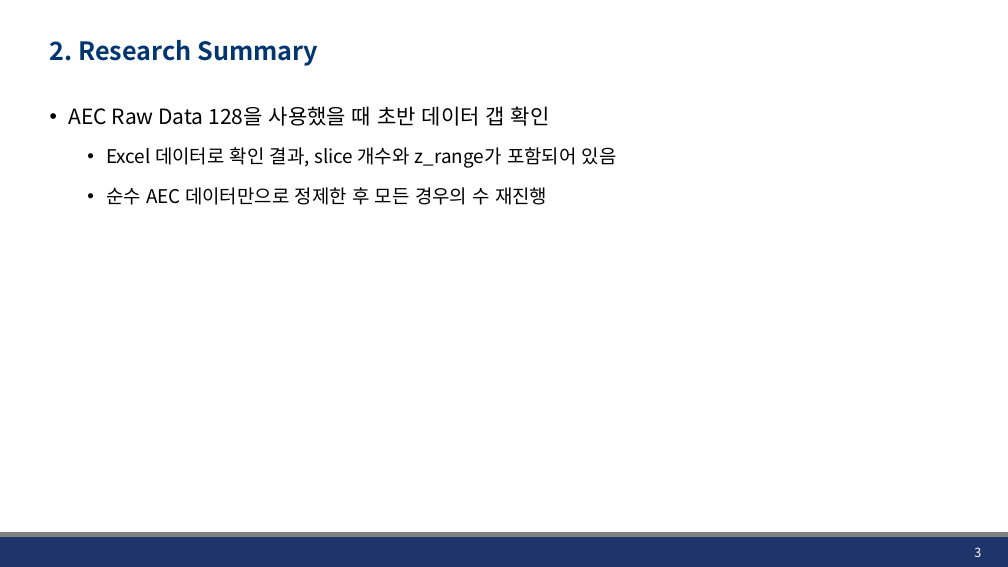
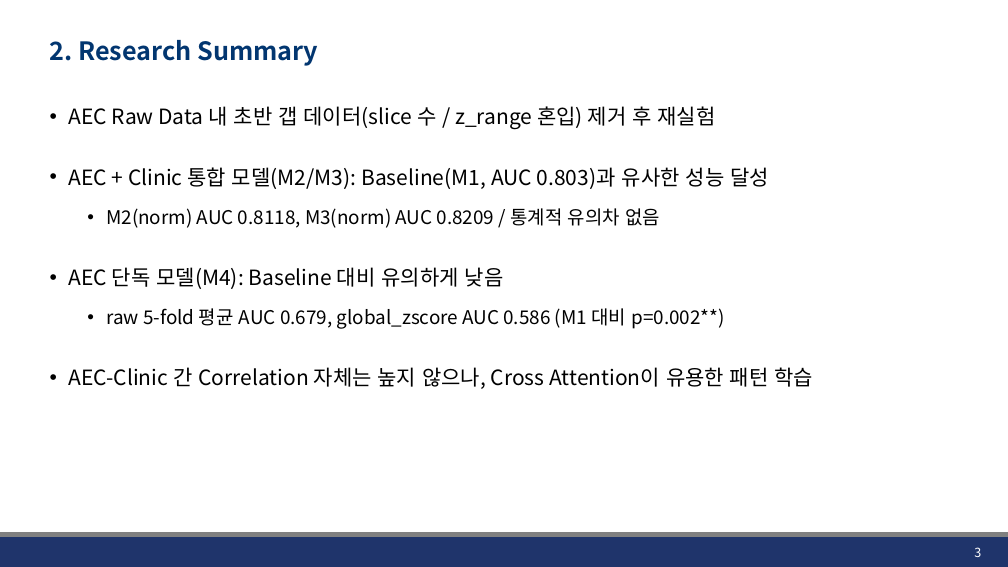
Before and after one commit to JHWannabe/2026-1_Study, a slide deck: slide 3 of 연구자료/260612_AEC_preprocessing.pptx. Drawn at 1008x567 pixels with LibreOffice and Linux fonts; fonts in the diff are those of the drawing; background and template pictures are left out. Boxes give left, top, right and bottom in pixels: in the first picture for what was removed or moved away, otherwise in the second. Text is boxed around its words. In the diff, an @@ line names an element or a change of style, - is before the commit and + after.

```diff
--- a/연구자료/260612_AEC_preprocessing.pptx
+++ b/연구자료/260612_AEC_preprocessing.pptx
@@ text at <box>68,106,814,389</box>: text changed; size 18 to 20 pt @@
-• AEC Raw Data 128을 사용했을 때 초반 데이터 갭 확인
-  • Excel 데이터로 확인 결과, slice 개수와 z_range가 포함되어 있음
-  • 순수 AEC 데이터만으로 정제한 후 모든 경우의 수 재진행
+• AEC Raw Data 내 초반 갭 데이터(slice 수 / z_range 혼입) 제거 후 재실험
+• AEC + Clinic 통합 모델(M2/M3): Baseline(M1, AUC 0.803)과 유사한 성능 달성
+  • M2(norm) AUC 0.8118, M3(norm) AUC 0.8209 / 통계적 유의차 없음
+• AEC 단독 모델(M4): Baseline 대비 유의하게 낮음
+  • raw 5-fold 평균 AUC 0.679, global_zscore AUC 0.586 (M1 대비 p=0.002**)
+• AEC-Clinic 간 Correlation 자체는 높지 않으나, Cross Attention이 유용한 패턴 학습
```
Also in this commit, not shown: 6 other slides changed, 14 slides added, 7 slides removed.
